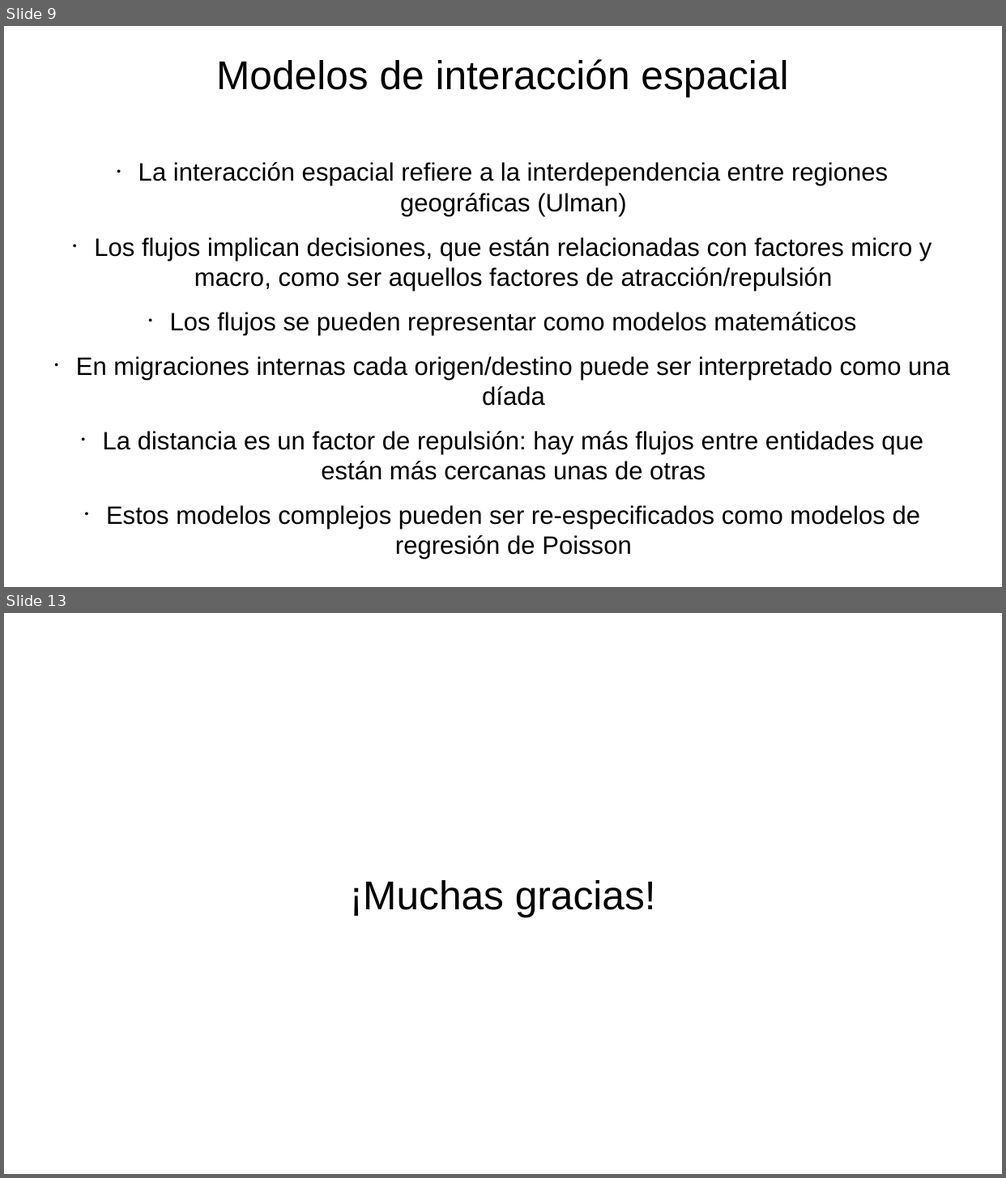
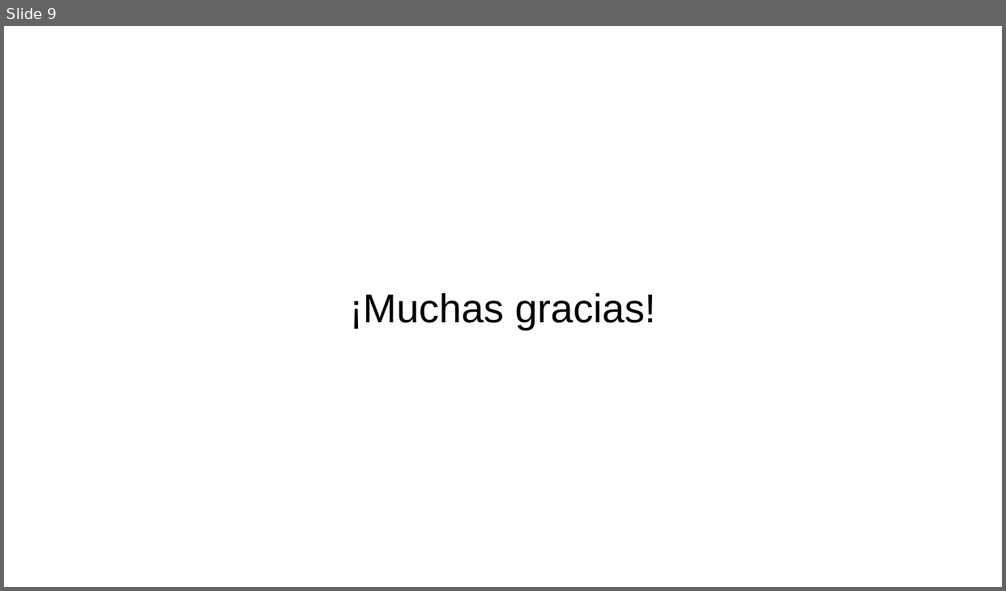
Before and after one commit to guillermodangelo/tesis, a slide deck: presentacion_dic2021.odp. Shown one above the other, each under a label of ours: slides 9 and 13 before the commit, slide 9 after it; the slides between them are not shown. The pictures are 1006x1178 and 1006x591 pixels, drawn with LibreOffice and Linux fonts; fonts in the diff are those of the drawing. Boxes give left, top, right and bottom in pixels: in the first picture for what was removed or moved away, otherwise in the second. Text is boxed around its words. In the diff, an @@ line names an element or a change of style, - is before the commit and + after.

```diff
--- a/presentacion_dic2021.odp
+++ b/presentacion_dic2021.odp
@@ slide 9 removed at box(4, 26, 1002, 587), background #FFFFFF @@
@@ subtitle removed at box(76, 59, 950, 529) @@
-Modelos de interacción espacial
-• La interacción espacial refiere a la interdependencia entre regiones geográficas (Ulman)
-• Los flujos implican decisiones, que están relacionadas con factores micro y macro, como ser aquellos factores de atracción/repulsión
-• Los flujos se pueden representar como modelos matemáticos
-• En migraciones internas cada origen/destino puede ser interpretado como una díada
-• La distancia es un factor de repulsión: hay más flujos entre entidades que están más cercanas unas de otras
-• Estos modelos complejos pueden ser re-especificados como modelos de regresión de Poisson
@@ what was slide 13 is now slide 9 @@
```
Also in this commit, not shown: 3 slides added, 6 other slides removed, 3 other files.
